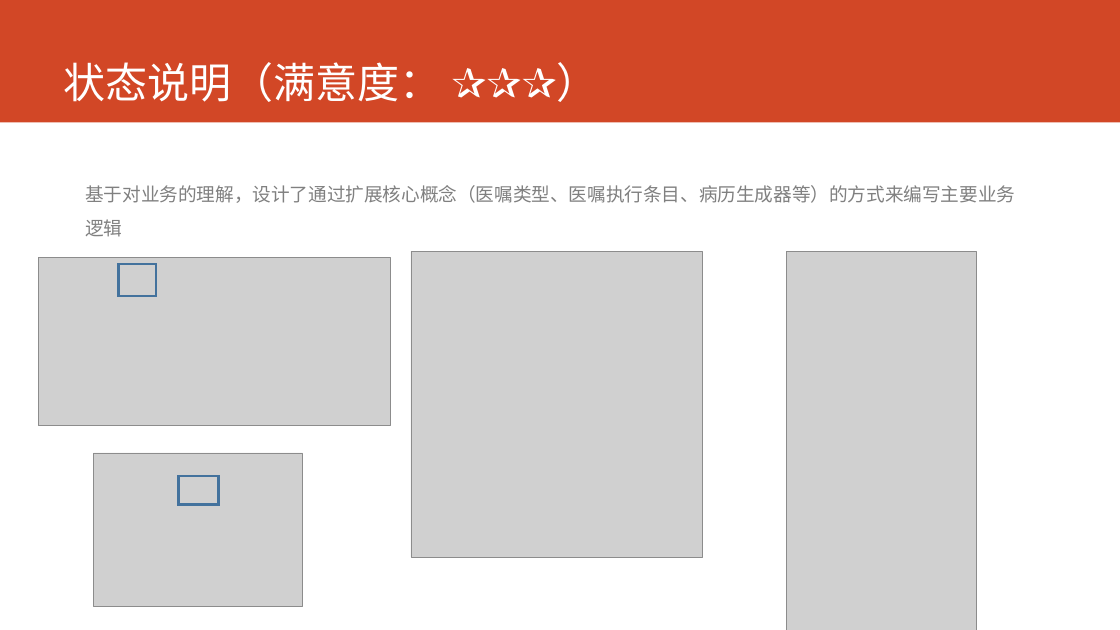
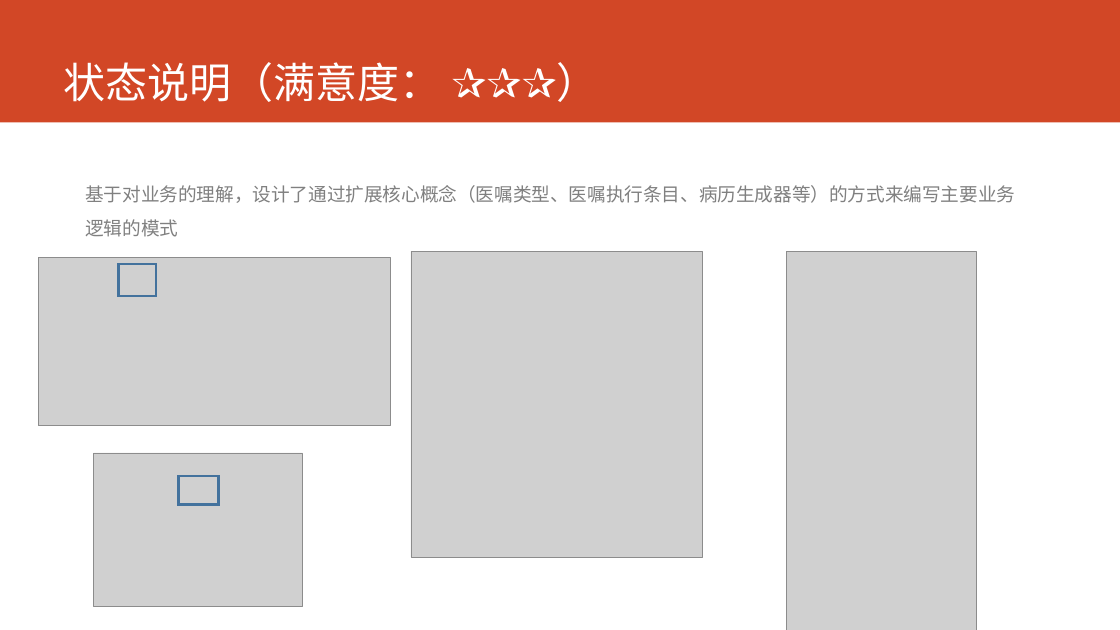
Before and after one commit to AppSecAI-TEST/hospital, a slide deck: slide 6 of doc/状态报告 2017-2-27.pptx. Drawn at 1120x630 pixels with LibreOffice and Linux fonts; fonts in the diff are those of the drawing; grey boxes stand for pictures. Boxes give left, top, right and bottom in pixels: in the first picture for what was removed or moved away, otherwise in the second. Text is boxed around its words. In the diff, an @@ line names an element or a change of style, - is before the commit and + after.

```diff
--- a/doc/状态报告 2017-2-27.pptx
+++ b/doc/状态报告 2017-2-27.pptx
@@ text at bbox=[85, 185, 1015, 237]: text changed @@
-基于对业务的理解，设计了通过扩展核心概念（医嘱类型、医嘱执行条目、病历生成器等）的方式来编写主要业务逻辑
+基于对业务的理解，设计了通过扩展核心概念（医嘱类型、医嘱执行条目、病历生成器等）的方式来编写主要业务逻辑的模式
```
Also in this commit, not shown: 4 other slides changed.
